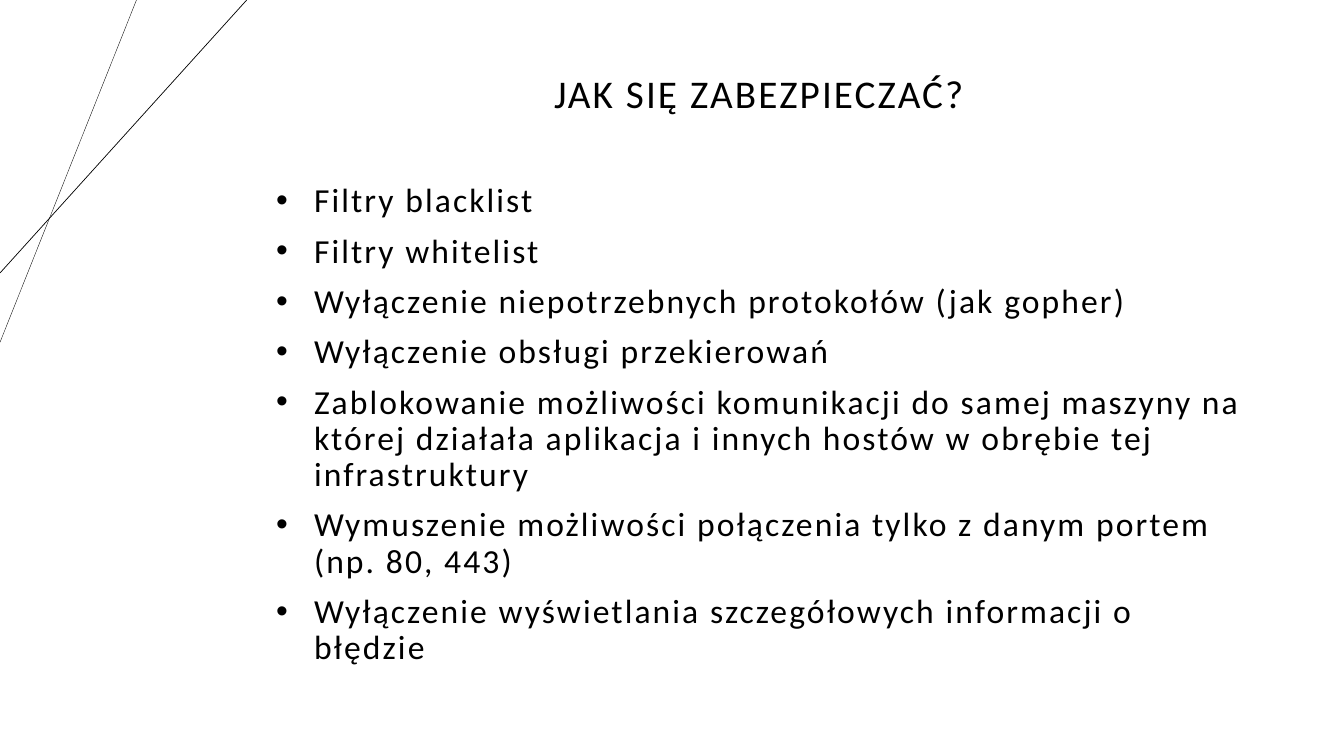
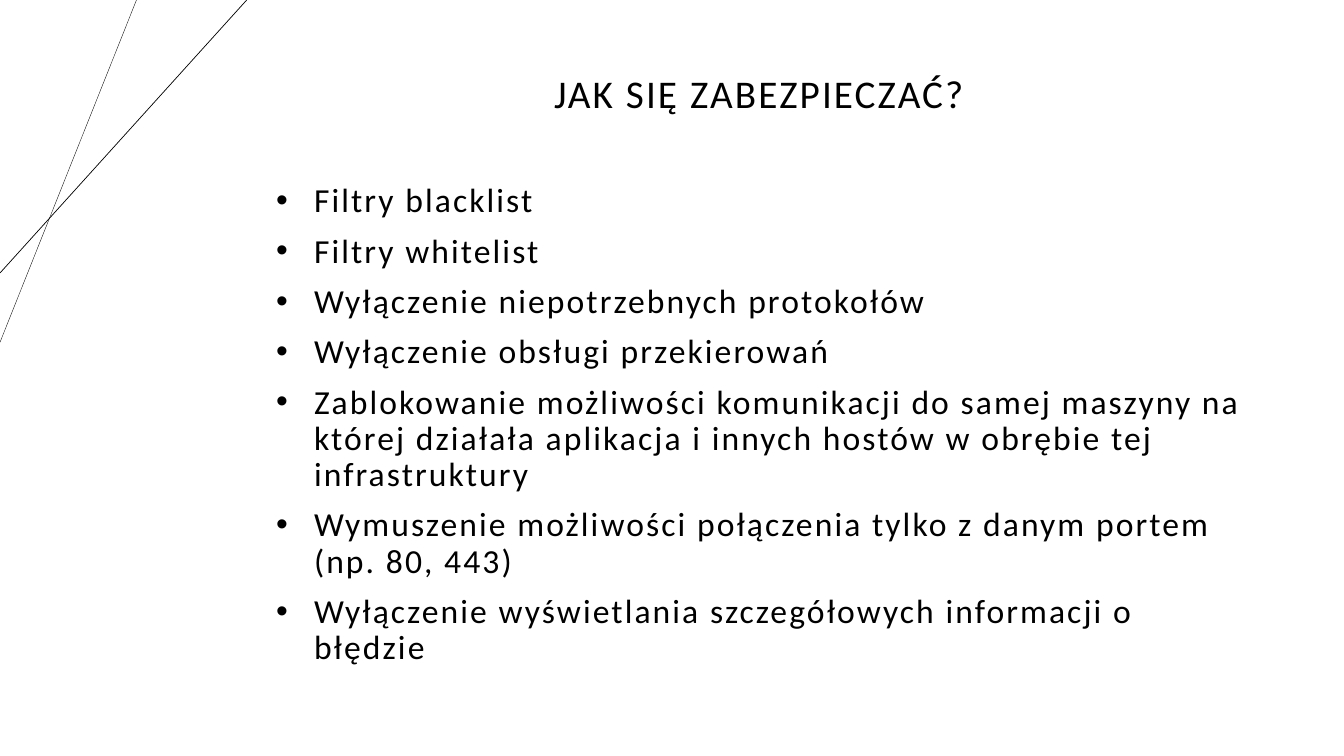
Before and after one commit to shionorix/SSRF-project, a slide deck: slide 23 of Podatność Server Side Request Forgery z wykorzystaniem strony.pptx. Drawn at 1344x756 pixels with LibreOffice and Linux fonts; fonts in the diff are those of the drawing. Boxes give left, top, right and bottom in pixels: in the first picture for what was removed or moved away, otherwise in the second. Text is boxed around its words. In the diff, an @@ line names an element or a change of style, - is before the commit and + after.

```diff
--- a/Podatność Server Side Request Forgery z wykorzystaniem strony.pptx
+++ b/Podatność Server Side Request Forgery z wykorzystaniem strony.pptx
@@ text at [314,289,924,319]: text changed @@
-• Wyłączenie niepotrzebnych protokołów (jak gopher)
+• Wyłączenie niepotrzebnych protokołów
```
Also in this commit, not shown: 4 other slides changed.
